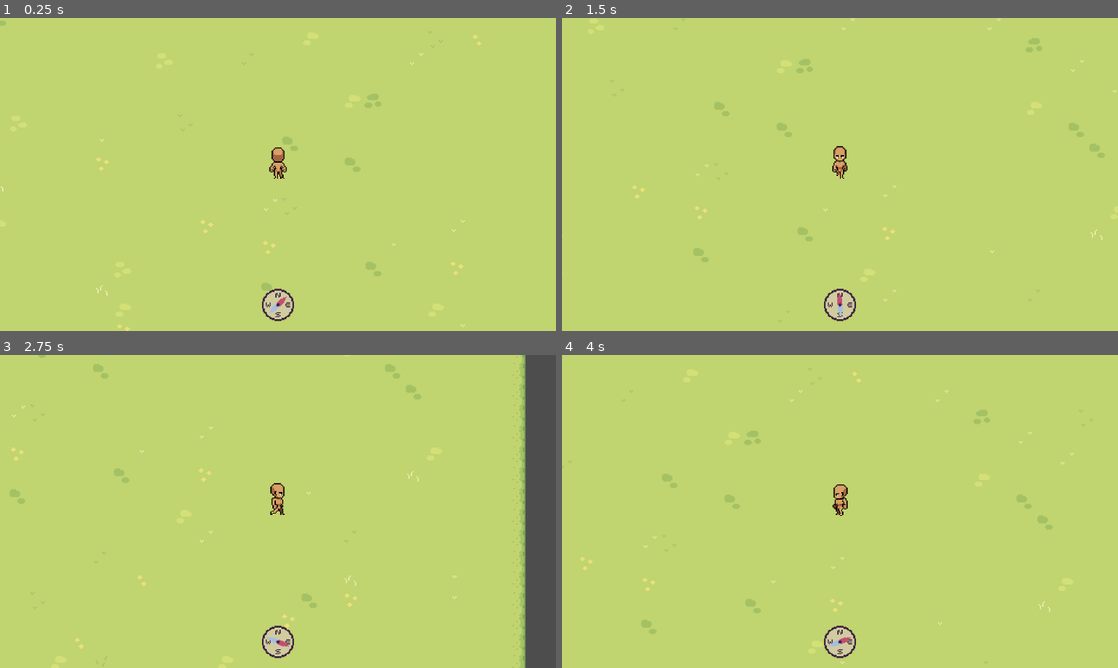
Above: before the commit, frames 1-4 (two rows, left to right).
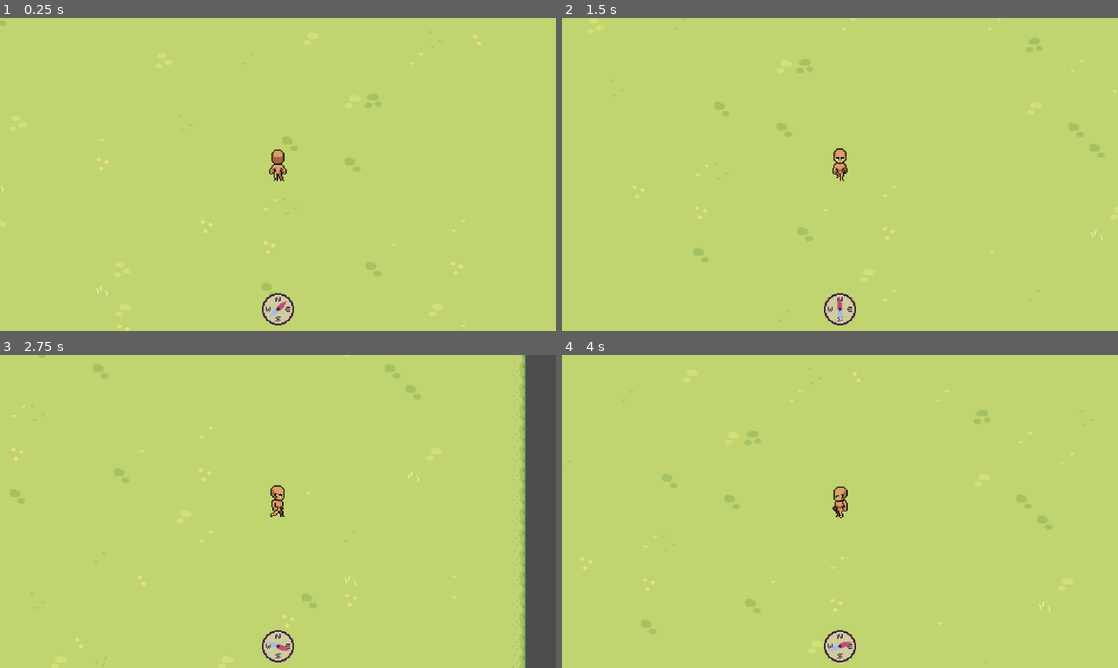
Above: after the commit, the same moments.

Repository: FennecKii/Pixel-Game-Jam-2025
Game: Godot game, scene res://Maps/Map 1/map_1.tscn
The game is run twice, just before and just after one commit, with the same random seed, the same clock (stepped at 60 frames per second) and the same inputs. The project has no main scene, so this scene is started directly.
Inputs:
- Up to frame 1 (0.25 s): no input
- Up to frame 2 (1.5 s): hold D (Right) 0.53-1.28 s; hold S (Down) from 1.28 s (still down)
- Up to frame 3 (2.75 s): release S (Down) at 2.03 s; hold D (Right) from 2.03 s (still down)
- Up to frame 4 (4 s): release D (Right) at 2.78 s; hold W (Up) 2.78-3.53 s; hold A (Left) from 3.53 s (still down)

The runs differ from the first frame. In frame 1, 0.6% of the frame differs, in the area x 47-53%, y 41-99%; in frame 2, 0.5%; in frame 3, 0.6%, in the area x 47-53%, y 40-99%; in frame 4, 0.6%.

Commit message:
Bell and ofuda art

Diff:
--- a/Ghosts/Yuki-Onna/yuki_onna.tscn
+++ b/Ghosts/Yuki-Onna/yuki_onna.tscn
@@ -368,5 +368,5 @@
 advance_expression_base_node = NodePath("..")
 anim_player = NodePath("../AnimationPlayer")
 parameters/Death/blend_position = 0.00694444
-parameters/Idle/blend_position = 0.00220041
-parameters/Walk/blend_position = 0.00220041
+parameters/Idle/blend_position = 0.456172
+parameters/Walk/blend_position = 0.456172
--- a/Player/player.gd
+++ b/Player/player.gd
@@ -9,7 +9,6 @@
 
 func _ready() -> void:
 	animation_tree.active = true
-	update_animation()
 	hud.position = get_viewport_rect().size * -1 / 2
 
 func _process(delta: float) -> void:
--- a/Player/player.tscn
+++ b/Player/player.tscn
@@ -260,26 +260,26 @@
 tracks/0/type = "value"
 tracks/0/imported = false
 tracks/0/enabled = true
-tracks/0/path = NodePath("AnimatedSprite2D:frame")
-tracks/0/interp = 1
-tracks/0/loop_wrap = true
-tracks/0/keys = {
+tracks/0/path = NodePath("AnimatedSprite2D:animation")
+tracks/0/interp = 1
+tracks/0/loop_wrap = true
+tracks/0/keys = {
+"times": PackedFloat32Array(0),
+"transitions": PackedFloat32Array(1),
+"update": 1,
+"values": [&"idle_down"]
+}
+tracks/1/type = "value"
+tracks/1/imported = false
+tracks/1/enabled = true
+tracks/1/path = NodePath("AnimatedSprite2D:frame")
+tracks/1/interp = 1
+tracks/1/loop_wrap = true
+tracks/1/keys = {
 "times": PackedFloat32Array(0),
 "transitions": PackedFloat32Array(1),
 "update": 1,
 "values": [0]
-}
-tracks/1/type = "value"
-tracks/1/imported = false
-tracks/1/enabled = true
-tracks/1/path = NodePath("AnimatedSprite2D:animation")
-tracks/1/interp = 1
-tracks/1/loop_wrap = true
-tracks/1/keys = {
-"times": PackedFloat32Array(0),
-"transitions": PackedFloat32Array(1),
-"update": 1,
-"values": [&"idle_down"]
 }
 
 [sub_resource type="Animation" id="Animation_vtle1"]
@@ -549,7 +549,7 @@
 script = ExtResource("1_vtle1")
 
 [node name="AnimatedSprite2D" type="AnimatedSprite2D" parent="."]
-position = Vector2(0, -30)
+position = Vector2(0, -25)
 scale = Vector2(2.5, 2.5)
 sprite_frames = SubResource("SpriteFrames_6pogt")
 animation = &"idle_down"
@@ -557,7 +557,7 @@
 metadata/_edit_group_ = true
 
 [node name="CollisionShape2D" type="CollisionShape2D" parent="."]
-position = Vector2(0, 0.333328)
+position = Vector2(0, 9.53674e-07)
 scale = Vector2(2.5, 2.5)
 shape = SubResource("CircleShape2D_vtle1")
 metadata/_edit_group_ = true
@@ -572,8 +572,8 @@
 tree_root = SubResource("AnimationNodeStateMachine_lfmf2")
 advance_expression_base_node = NodePath("..")
 anim_player = NodePath("../AnimationPlayer")
-parameters/Idle/blend_position = Vector2(-0.00242496, 0.967185)
-parameters/Walk/blend_position = Vector2(-0.700579, 0.272048)
+parameters/Idle/blend_position = Vector2(0, 0)
+parameters/Walk/blend_position = Vector2(0, 0)
 
 [node name="Detection" type="Area2D" parent="."]
 collision_layer = 4
--- a/UI/HUD.tscn
+++ b/UI/HUD.tscn
@@ -1,5 +1,6 @@
-[gd_scene load_steps=2 format=3 uid="uid://bueua6lfoyef6"]
+[gd_scene load_steps=3 format=3 uid="uid://bueua6lfoyef6"]
 
+[ext_resource type="Script" uid="uid://e1wjrlavk6bg" path="res://UI/hud.gd" id="1_ijstf"]
 [ext_resource type="PackedScene" uid="uid://coxniugqrm44q" path="res://Items/Compass/compass.tscn" id="1_yixhe"]
 
 [node name="HUD" type="Control"]
@@ -9,7 +10,7 @@
 anchor_bottom = 1.0
 grow_horizontal = 2
 grow_vertical = 2
+script = ExtResource("1_ijstf")
 
 [node name="Compass" parent="." instance=ExtResource("1_yixhe")]
-position = Vector2(640, 660)
 scale = Vector2(2.25, 2.25)
--- /dev/null
+++ b/UI/hud.gd
@@ -0,0 +1,7 @@
+extends Control
+
+@onready var compass: Node2D = $Compass
+@onready var screen_size: Vector2 = get_viewport_rect().size
+
+func _ready() -> void:
+	compass.position = Vector2(screen_size.x/2, screen_size.y - 50)
Binary file added: Items/Bell/Bell (PGJ 2025).png
Not shown, added: Items/Bell/Bell (PGJ 2025).png.import
Binary file added: Items/Ofuda/Ofuda (PGJ 2025).png
Not shown, added: Items/Ofuda/Ofuda (PGJ 2025).png.import
Not shown, added: UI/hud.gd.uid
